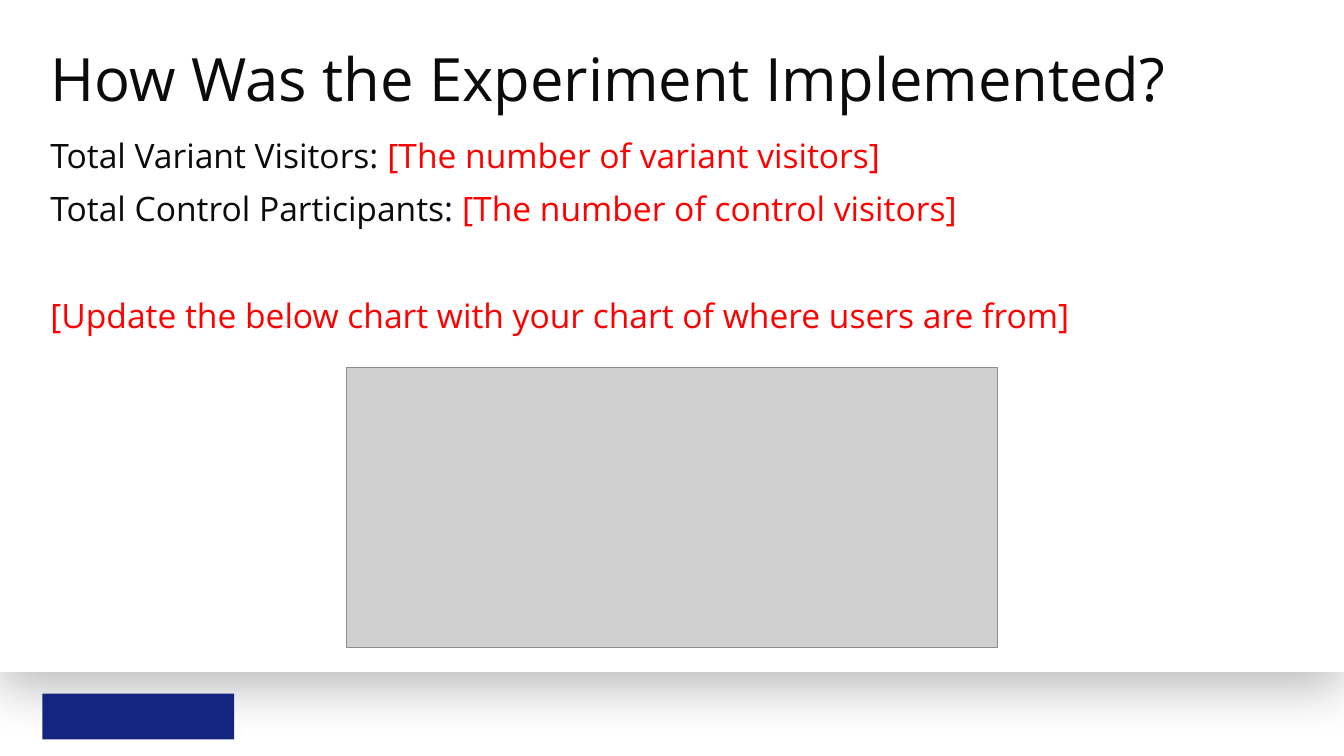
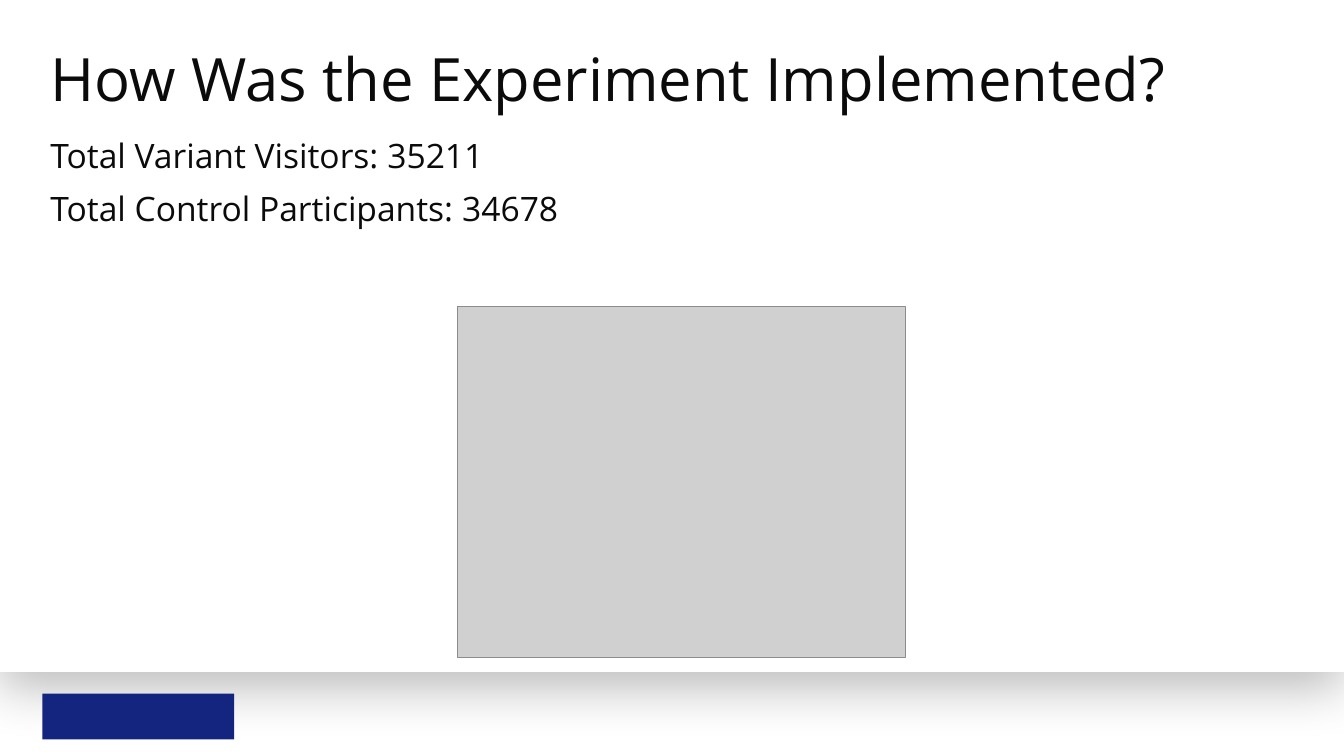
Before and after one commit to marcosquant/statistics-for-data-analysis, a slide deck: slide 3 of project_3/analyze-a_b-test-results-template.pptx (slide 4 before the commit). Drawn at 1344x756 pixels with LibreOffice and Linux fonts; fonts in the diff are those of the drawing; grey boxes stand for pictures; background and template pictures are left out. Boxes give left, top, right and bottom in pixels: in the first picture for what was removed or moved away, otherwise in the second. Text is boxed around its words. In the diff, an @@ line names an element or a change of style, - is before the commit and + after.

```diff
--- a/project_3/analyze-a_b-test-results-template.pptx
+++ b/project_3/analyze-a_b-test-results-template.pptx
@@ text at [50,142,558,229]: text changed; text colour #FF0000 to #0B0B0B @@
-Total Variant Visitors: [The number of variant visitors]
-Total Control Participants: [The number of control visitors]
-[Update the below chart with your chart of where users are from]
+Total Variant Visitors: 35211
+Total Control Participants: 34678
@@ picture: place and size @@
-picture at [347,367,997,648]
+picture at [458,307,906,657]
```
Also in this commit, not shown: 2 other slides changed, 1 slide added, 2 slides removed, 1 other file.
